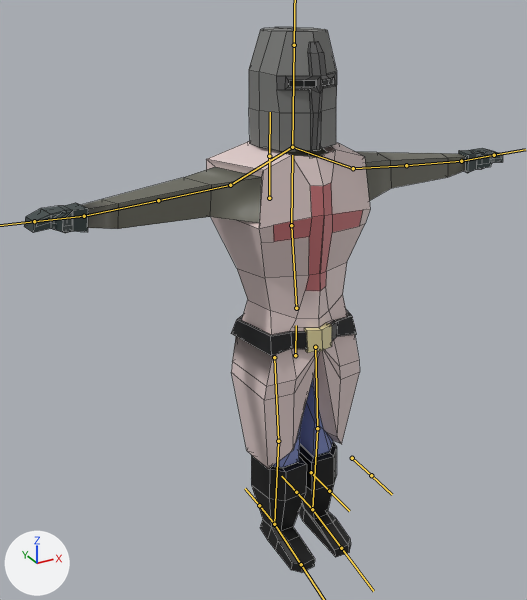
The FBX model KRON/Assets/Rendering/Models/templar.fbx, before and after one commit.
Both versions are drawn from a 50 mm camera at (-1.178, -1.91, 1.931) aimed at (-0.103, 0.043, 0.954). The lights are fixed; the arrows at lower left show +X, +Y and +Z. The bones that bend it are drawn over the model as lines. Mesh edges are drawn as thin lines.
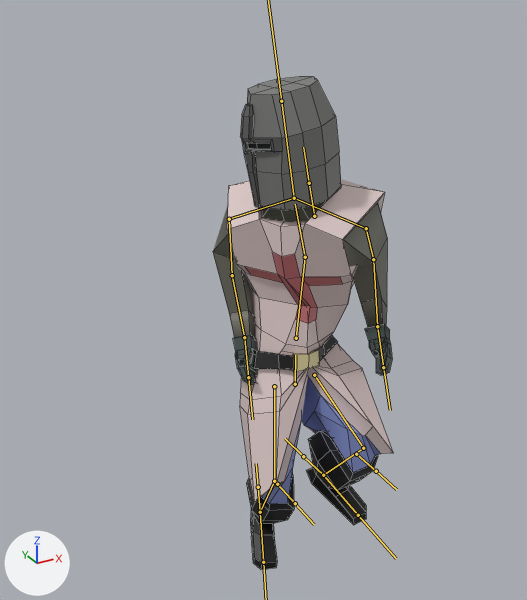
The newer file adds an action. The first version stands in its rest pose; the second is drawn at frame 31 of the action 'Armature|WalkingBackward'.

Location of each change, [x1, y1, x2, y2] in pixels of the pictures (527 x 600 px):
'Cylinder', posed (62% narrower, 10% shorter)
    before: [24, 27, 503, 573]
    after: [213, 77, 394, 569]
bone 'root', root to tip
    before: (295, 355) to (296, 325)
    after: (295, 384) to (295, 355)
bone 'spine 1', root to tip
    before: (296, 308) to (291, 225)
    after: (296, 338) to (305, 257)
bone 'spine 2', root to tip
    before: (291, 225) to (292, 155)
    after: (305, 257) to (295, 204)
bone 'head', root to tip
    before: (292, 147) to (294, 45)
    after: (294, 198) to (281, 101)
bone 'UpperArm.L', root to tip
    before: (353, 168) to (406, 165)
    after: (366, 228) to (373, 259)
bone 'LowerArm.L', root to tip
    before: (406, 165) to (461, 161)
    after: (373, 259) to (377, 326)
bone 'shoulder.R', root to tip
    before: (292, 147) to (230, 185)
    after: (294, 198) to (229, 219)
bone 'UpperArm.R', root to tip
    before: (230, 185) to (158, 200)
    after: (229, 219) to (232, 275)
bone 'LowerArm.R', root to tip
    before: (158, 200) to (84, 216)
    after: (232, 275) to (244, 337)
bone 'UpperLeg.L', root to tip
    before: (315, 347) to (317, 428)
    after: (314, 375) to (363, 448)
bone 'LowerLeg.L', root to tip
    before: (317, 428) to (312, 509)
    after: (363, 448) to (323, 475)
bone 'Foot.L', root to tip
    before: (312, 509) to (341, 548)
    after: (323, 475) to (358, 515)
bone 'UpperLeg.R', root to tip
    before: (274, 357) to (278, 441)
    after: (274, 386) to (274, 481)
bone 'LowerLeg.R', root to tip
    before: (278, 441) to (274, 524)
    after: (274, 481) to (260, 512)
bone 'Foot.R', root to tip
    before: (274, 524) to (301, 564)
    after: (260, 512) to (263, 562)

The edits, one by one:
Bone 'root' (bone_root) moves from (0.0, 0.0, 0.0) to (0.0, -0.113, 0.0).
Bone 'spine 1' (bone_spine_1) turns from (0, 0, 0) to (0, -20, -11) degrees about its own x, y and z.
Bone 'spine 2' (bone_spine_2) turns from (0, 0, 0) to (28, -28, 8) degrees about its own x, y and z.
Bone 'head' (bone_head) turns from (0, 0, 0) to (-22, -36, 18) degrees about its own x, y and z.
Bone 'UpperArm.L' (bone_upperarm_l) turns from (0, 0, 0) to (-22, 9, -91) degrees about its own x, y and z.
Bone 'LowerArm.L' (bone_lowerarm_l) turns from (0, 0, 0) to (68, -18, 10) degrees about its own x, y and z.
Bone 'shoulder.R' (bone_shoulder_r) turns from (0, 0, 0) to (4, -2, -2) degrees about its own x, y and z.
Bone 'UpperArm.R' (bone_upperarm_r) turns from (0, 0, 0) to (10, -3, 80) degrees about its own x, y and z.
Bone 'LowerArm.R' (bone_lowerarm_r) turns from (0, 0, 0) to (44, -7, 27) degrees about its own x, y and z.
Bone 'UpperLeg.L' (bone_upperleg_l) turns from (0, 0, 0) to (59, -1, 2) degrees about its own x, y and z.
Bone 'LowerLeg.L' (bone_lowerleg_l) turns from (0, 0, 0) to (-97, 3, 3) degrees about its own x, y and z.
Bone 'Foot.L' (bone_foot_l) turns from (0, 0, 0) to (29, -9, 1) degrees about its own x, y and z.
Bone 'UpperLeg.R' (bone_upperleg_r) turns from (0, 0, 0) to (22, 23, -6) degrees about its own x, y and z.
Bone 'LowerLeg.R' (bone_lowerleg_r) turns from (0, 0, 0) to (-56, -1, -2) degrees about its own x, y and z.
Bone 'Foot.R' (bone_foot_r) turns from (0, 0, 0) to (20, 5, 2) degrees about its own x, y and z.
